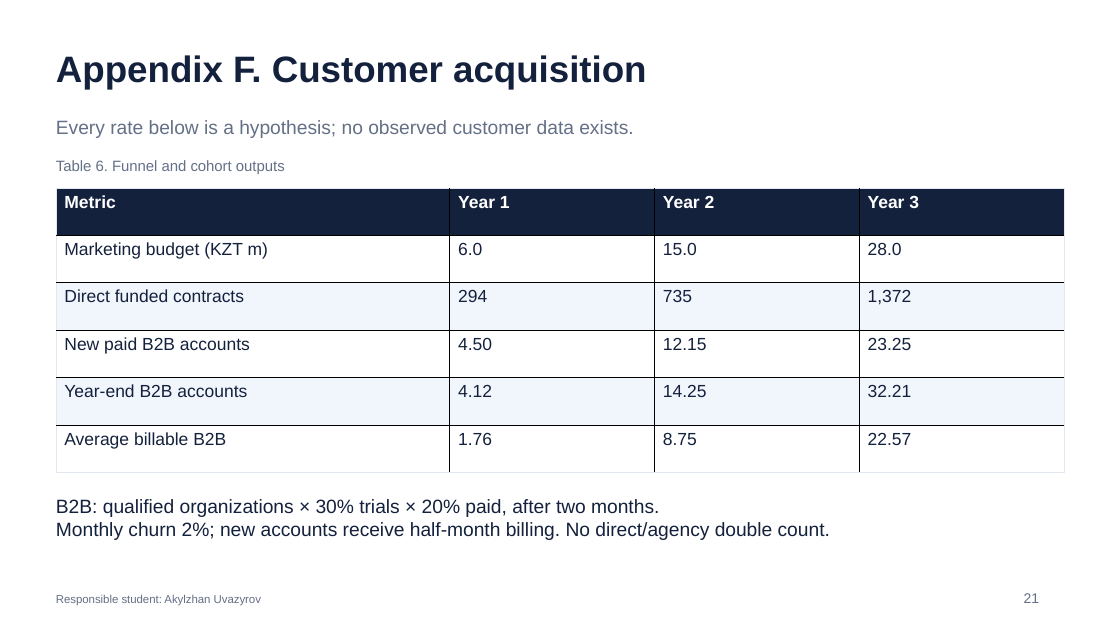
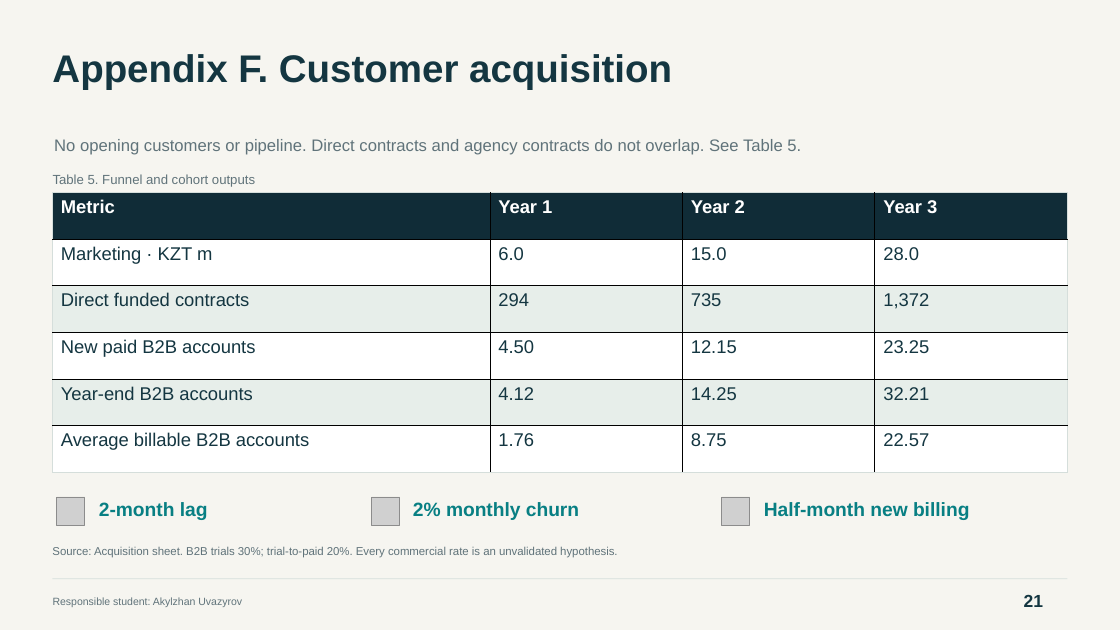
Before and after one commit to Arlan-prog/FinanceFinal, a slide deck: slide 21 of Final_Project_Presentation.pptx. Drawn at 1120x630 pixels with LibreOffice and Linux fonts; fonts in the diff are those of the drawing; grey boxes stand for pictures. Boxes give left, top, right and bottom in pixels: in the first picture for what was removed or moved away, otherwise in the second. Text is boxed around its words. In the diff, an @@ line names an element or a change of style, - is before the commit and + after.

```diff
--- a/Final_Project_Presentation.pptx
+++ b/Final_Project_Presentation.pptx
@@ background #FFFFFF to #F6F5F0 @@
@@ text "Appendix F. Customer acquisition" at [52,54,672,89]: size 31.5 to 33 pt, text colour #14213D to #143641 @@
@@ text at [54,139,801,155]: text changed; size 16.5 to 14.2 pt; text colour #647086 to #60737A @@
-Every rate below is a hypothesis; no observed customer data exists.
+No opening customers or pipeline. Direct contracts and agency contracts do not overlap. See Table 5.
@@ text at [53,174,255,187]: text changed; size 12.8 to 11.2 pt; text colour #647086 to #60737A @@
-Table 6. Funnel and cohort outputs
+Table 5. Funnel and cohort outputs
@@ table at [52,192,1067,472] @@
-row 2, column 1: Marketing budget (KZT m)
+row 2, column 1: Marketing · KZT m
-row 6, column 1: Average billable B2B
+row 6, column 1: Average billable B2B accounts
@@ fill #14213D to #102C37 in row 1 @@
@@ fill #F1F5FC to #E7EEEA in 8 cells @@
@@ size 15 to 15.8 pt in "Metric", "Year 1", "Year 2", "Year 3" and 18 more places @@
@@ text colour #14213D to #143641 in "6.0", "15.0", "28.0", "Direct funded contracts" and 14 more places @@
@@ borders changed @@
@@ table: place and size @@
-table at [56,188,1065,473]
+table at [52,192,1067,472]
@@ text removed at [56,499,830,540] @@
-B2B: qualified organizations × 30% trials × 20% paid, after two months.
-Monthly churn 2%; new accounts receive half-month billing. No direct/agency double count.
@@ picture added at [57,497,85,525] @@
@@ text added at [99,502,208,520], 16.5 pt, text #087F83, bold @@
+2-month lag
@@ picture added at [372,497,400,525] @@
@@ text added at [413,502,579,520], 16.5 pt, text #087F83, bold @@
+2% monthly churn
@@ picture added at [722,497,749,525] @@
@@ text added at [764,502,969,520], 16.5 pt, text #087F83, bold @@
+Half-month new billing
@@ text added at [52,546,617,558], 9.8 pt, text #60737A @@
+Source: Acquisition sheet. B2B trials 30%; trial-to-paid 20%. Every commercial rate is an unvalidated hypothesis.
@@ text "Responsible student: Akylzhan Uvazyrov" at [53,597,242,607]: size 9.8 to 9 pt, text colour #647086 to #60737A @@
@@ rectangle added at [52,579,1067,580], fill #D5DEDB @@
@@ text "21" at [1024,594,1043,607]: size 12 to 15 pt, text colour #647086 to #143641, bold on @@
```
Also in this commit, not shown: 15 other slides changed, 7 slides added, 7 slides removed, 11 other files.
